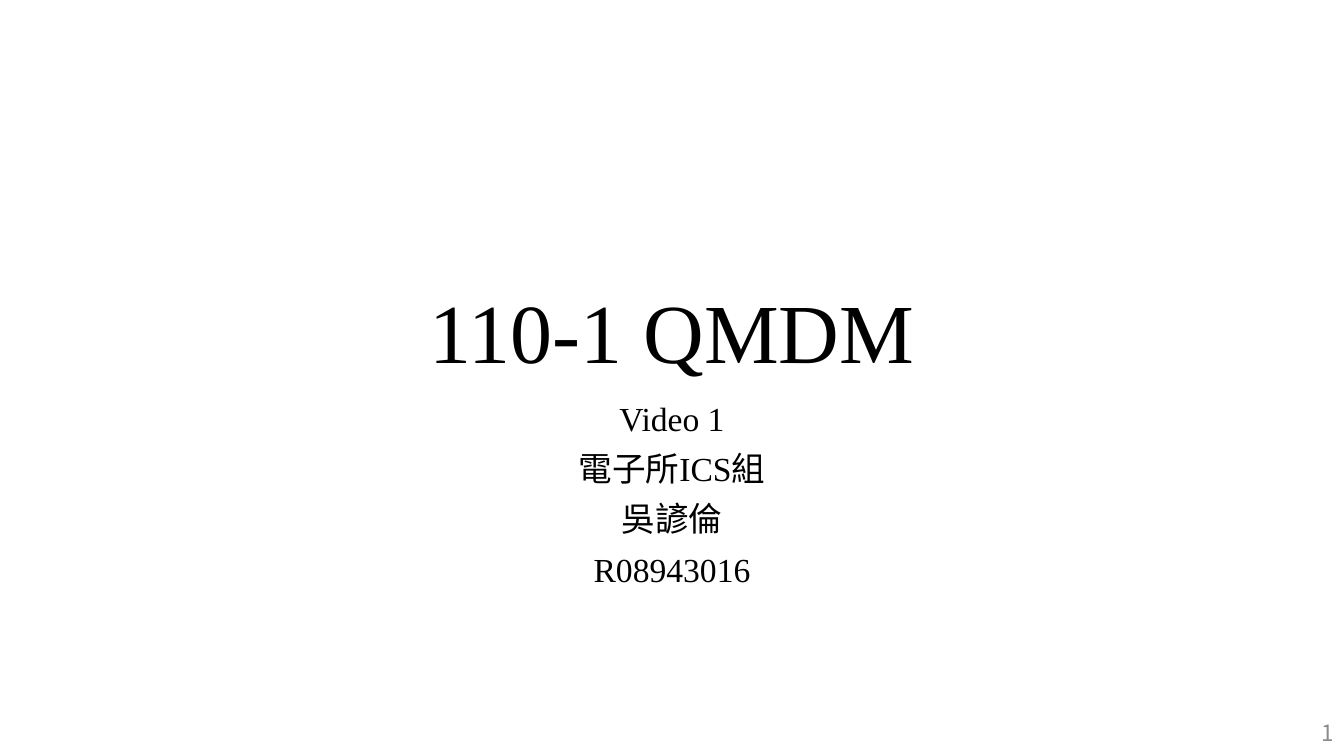
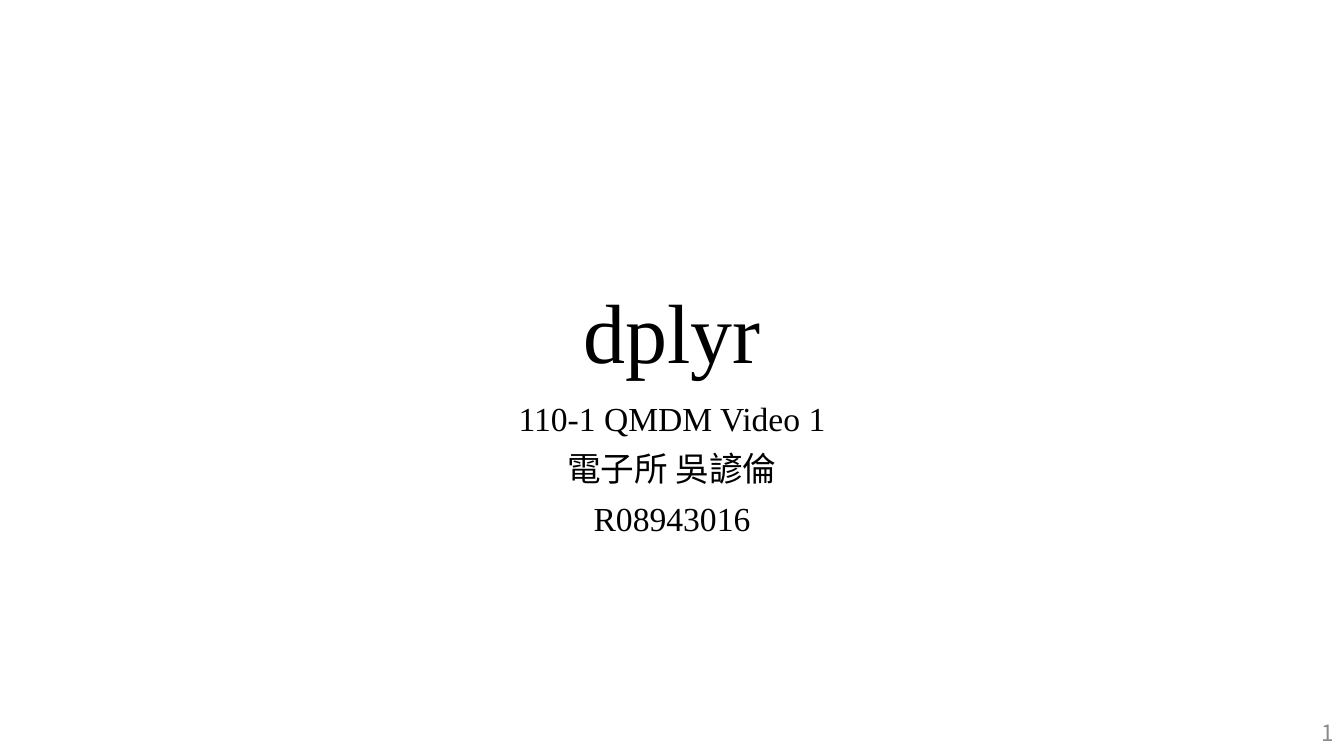
Before and after one commit to JeffWu86/110-1_Quantitative_Methods_For_Decision_Making, a slide deck: slide 1 of Video1/Video1.pptx. Drawn at 1344x756 pixels with LibreOffice and Linux fonts; fonts in the diff are those of the drawing. Boxes give left, top, right and bottom in pixels: in the first picture for what was removed or moved away, otherwise in the second. Text is boxed around its words. In the diff, an @@ line names an element or a change of style, - is before the commit and + after.

Commit message:
Video1_rev_3

```diff
--- a/Video1/Video1.pptx
+++ b/Video1/Video1.pptx
@@ title at [583, 304, 760, 379]: text changed @@
-110-1 QMDM
+dplyr
@@ subtitle at [519, 407, 826, 484]: text changed @@
-Video 1
-電子所ICS組
-吳諺倫
+110-1 QMDM Video 1
+電子所 吳諺倫
```
Also in this commit, not shown: 2 other slides changed, 4 other files.
